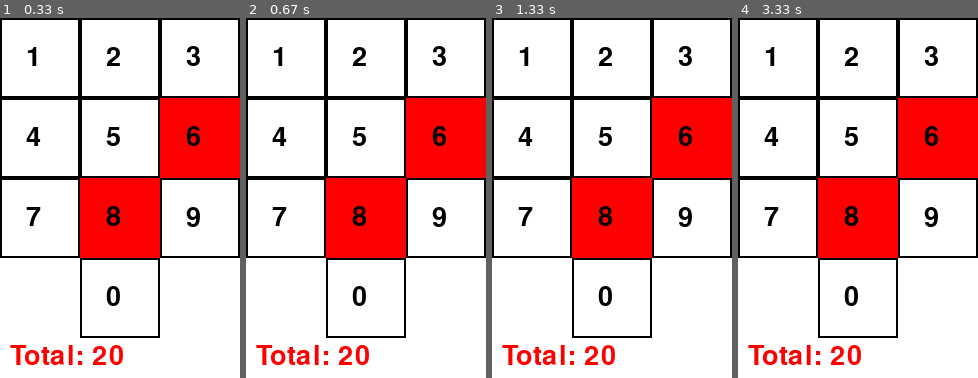
Above: before the commit, frames 1-4 (left to right).
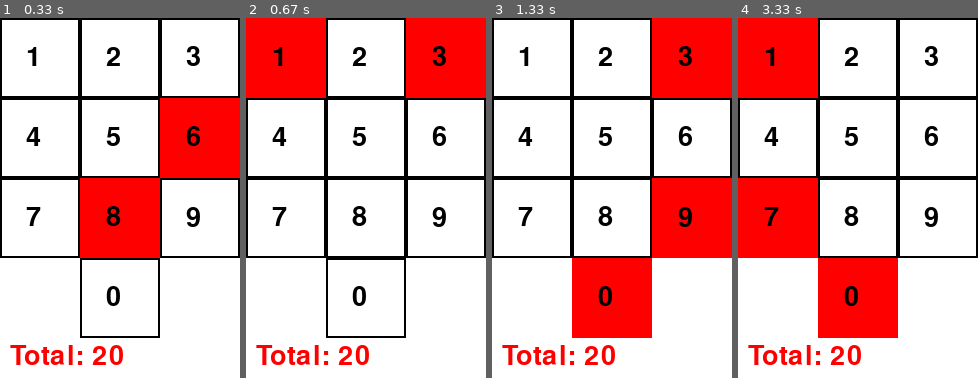
Above: after the commit, the same moments.

Repository: luis-lop-nas/Problemas-Ajedrez
Game: pygame game, started from main.py
Two runs of this game, one before a commit and one after it. Both use one fixed random seed, a clock stepped at 60 frames per second and the inputs below.
Inputs (mouse positions are in pixels of both pictures, inside the frame that each line leads up to):
- Up to frame 1 (0.33 s): type "1 (at the terminal prompt)" at 0 s
- Up to frame 2 (0.67 s): click (366, 198) at 0.38 s
- Up to frame 3 (1.33 s): click "Total: 20" at 0.72 s; click (537, 144) at 1.05 s
- Up to frame 4 (3.33 s): click (886, 230) at 1.38 s; click (862, 75) at 1.72 s; click (846, 291) at 2.05 s; click (850, 136) at 2.38 s; click (819, 79) at 2.72 s; click (920, 165) at 3.05 s

Frame 1 is identical in both runs. In frame 2, 29% of the frame differs, in the area x 0-100%, y 0-67%; in frame 3, 36%; in frame 4, 36%, in the area x 0-100%, y 0-89%.

Commit message:
ya creo que es lo ultimo

Diff:
--- a/visual/caballo_pygame.py
+++ b/visual/caballo_pygame.py
@@ -15,10 +15,10 @@
     def __init__(self, caballo, profundidad):
         self.caballo = caballo
         self.profundidad = profundidad
-        self.desde = 1  # Número desde el cual mostrar los destinos
+        self.desde = 1  # Punto de partida del caballo
         self.BL, self.NE, self.RO = obtener_colores()
         self.ancho = TAM_CASILLA * 3
-        self.alto = TAM_CASILLA * 4 + 40  # espacio adicional para el texto
+        self.alto = TAM_CASILLA * 4 + 40  # espacio para el texto
 
         pygame.init()
         pygame.font.init()
@@ -33,6 +33,14 @@
         self.fuente = pygame.font.Font(None, 40)
         assert self.fuente is not None, "⚠️ No se cargó la fuente correctamente"
         self.reloj = pygame.time.Clock()
+
+    def detectar_numero_click(self, pos_mouse):
+        x, y = pos_mouse
+        for numero, (col, fila) in POSICIONES_TECLADO.items():
+            rect = pygame.Rect(col * TAM_CASILLA, fila * TAM_CASILLA, TAM_CASILLA, TAM_CASILLA)
+            if rect.collidepoint(x, y):
+                return numero
+        return None
 
     def dibujar_teclado(self, destinos=[]):
         for numero, (col, fila) in POSICIONES_TECLADO.items():
@@ -50,18 +58,23 @@
 
     def mostrar(self):
         total = self.caballo.movimientos_totales(self.profundidad)
-        destinos_validos = self.caballo.teclado.movimientos_validos(self.desde)
+        running = True
 
-        running = True
         while running:
             for evento in pygame.event.get():
                 if evento.type == pygame.QUIT:
                     running = False
+                elif evento.type == pygame.MOUSEBUTTONDOWN:
+                    numero_clic = self.detectar_numero_click(evento.pos)
+                    if numero_clic is not None:
+                        self.desde = numero_clic
+
+            destinos_validos = self.caballo.teclado.movimientos_validos(self.desde)
 
             self.pantalla.fill(self.BL)
             self.dibujar_teclado(destinos_validos)
 
-            # Fondo para el texto
+            # Fondo y texto con el total
             pygame.draw.rect(self.pantalla, self.BL, (0, TAM_CASILLA * 4, self.ancho, 40))
             texto = self.fuente.render(f"Total: {total}", True, self.RO)
             self.pantalla.blit(texto, (10, TAM_CASILLA * 4 + 5))
